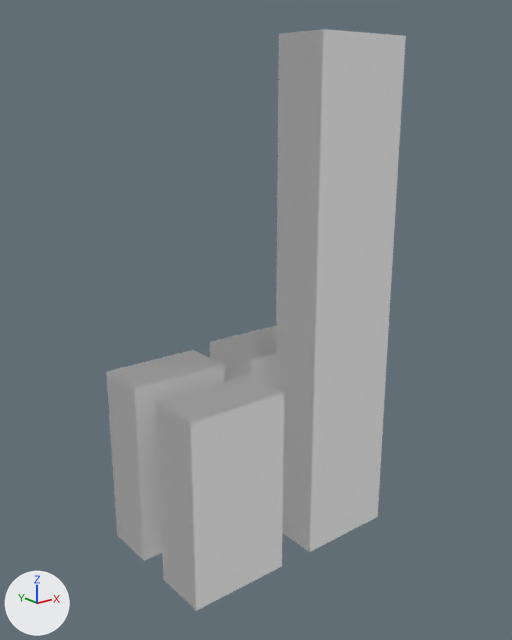
One commit to the glTF model assets/models/city_block_12345_6_26.glb: the scene before it, then after it.
Camera for both pictures: a 50 mm camera at (-6.66, -8.49, 7.14) aimed at (0.1, -0.04, 3.76). Lighting does not change. The marker at lower left points along +X, +Y and +Z. The picture after the commit comes second.

Script lines for the objects in view, before the commit:
```python
me_block_26 = bpy.data.meshes.new('block_26')
me_block_26.from_pydata(...)  # a box spanning x -1.95..-0.3, y 0.3..1.2, z 0.0..3.0; a box spanning x -1.95..-0.3, y -1.2..-0.3, z 0.0..3.0; a box spanning x 0.15..2.1, y 0.15..1.35, z 0.0..3.0; a box spanning x 0.3..1.95, y -1.2..-0.3, z 0.0..8.0
me_block_26.materials.append(mat_default)  # white #ffffff
ob_block_26 = bpy.data.objects.new('block_26', me_block_26)
ob_block_26.location = (0.0, 0.0, 0.0)
```
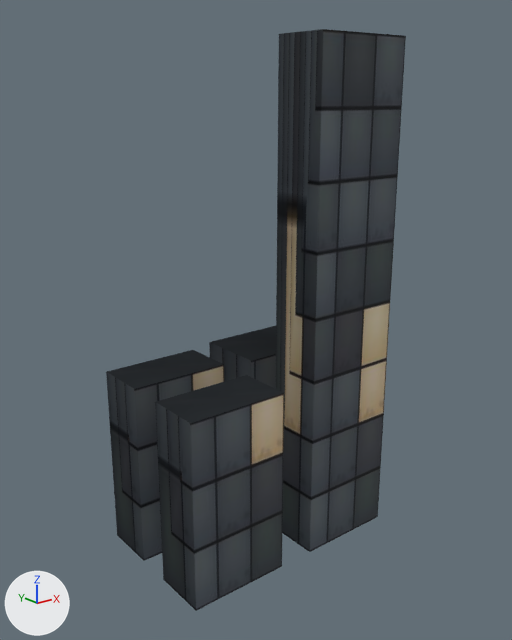
Location of each change, [x1, y1, x2, y2] in pixels of the pictures (512 x 640 px):
'block_26', recoloured, surface changed (white to black): [106, 29, 406, 611] in both
part 1 of me_block_26, recoloured (white to black): [106, 350, 224, 561] in both
part 2 of me_block_26, recoloured (white to black): [155, 375, 284, 611] in both
part 3 of me_block_26, recoloured (white to black): [209, 326, 276, 389] in both
part 4 of me_block_26, recoloured (white to black): [276, 29, 406, 552] in both
part 5 of me_block_26, surface changed (grey to black): [106, 29, 406, 611] in both

Patch to the scene script:
```diff
--- a/assets/models/city_block_12345_6_26.glb.py
+++ b/assets/models/city_block_12345_6_26.glb.py
@@ img_image_0 @@
+img_image_0 = load_image('Image_0', '_unpacked/Image_0', 512, 512, 'sRGB')
@@ mat_tier3_003 @@
+mat_tier3_003 = principled_material('tier3.003')
+mat_tier3_003.texture = img_image_0
+mat_tier3_003.roughness = 0.9
@@ mat_tier3 @@
+mat_tier3 = principled_material('tier3')
+mat_tier3.texture = img_image_0
+mat_tier3.roughness = 0.9
@@ mat_tier3_002 @@
+mat_tier3_002 = principled_material('tier3.002')
+mat_tier3_002.texture = img_image_0
+mat_tier3_002.roughness = 0.9
@@ mat_tier3_001 @@
+mat_tier3_001 = principled_material('tier3.001')
+mat_tier3_001.texture = img_image_0
+mat_tier3_001.roughness = 0.9
@@ me_block_26 @@
 me_block_26.from_pydata(...)  # 32 vertices, 48 faces; spans x -1.95..2.1, y -1.2..1.35, z 0.0..8.0
 # used by ob_block_26; location = (0.0, 0.0, 0.0)
+# me_block_26 part 1: all 12 faces centred in x -1.95..-0.3, y 0.3..1.2, z 0.0..3.0 switch from mat_default (white #ffffff) to mat_tier3 (picture img_image_0)
+# me_block_26 part 2: all 12 faces centred in x -1.95..-0.3, y -1.2..-0.3, z 0.0..3.0 switch from mat_default (white #ffffff) to mat_tier3_001 (picture img_image_0)
+# me_block_26 part 3: all 12 faces centred in x 0.15..2.1, y 0.15..1.35, z 0.0..3.0 switch from mat_default (white #ffffff) to mat_tier3_002 (picture img_image_0)
+# me_block_26 part 4: all 12 faces centred in x 0.3..1.95, y -1.2..-0.3, z 0.0..8.0 switch from mat_default (white #ffffff) to mat_tier3_003 (picture img_image_0)
+# me_block_26 part 5: texture (UV) coordinates of 48 of 48 faces, centred in x -1.95..2.1, y -1.2..1.35, z 0.0..8.0, changed; they spanned u 0.0..0.0, v 0.0..0.0 and now span u 0.0..0.19, v 0.0..0.8
```
